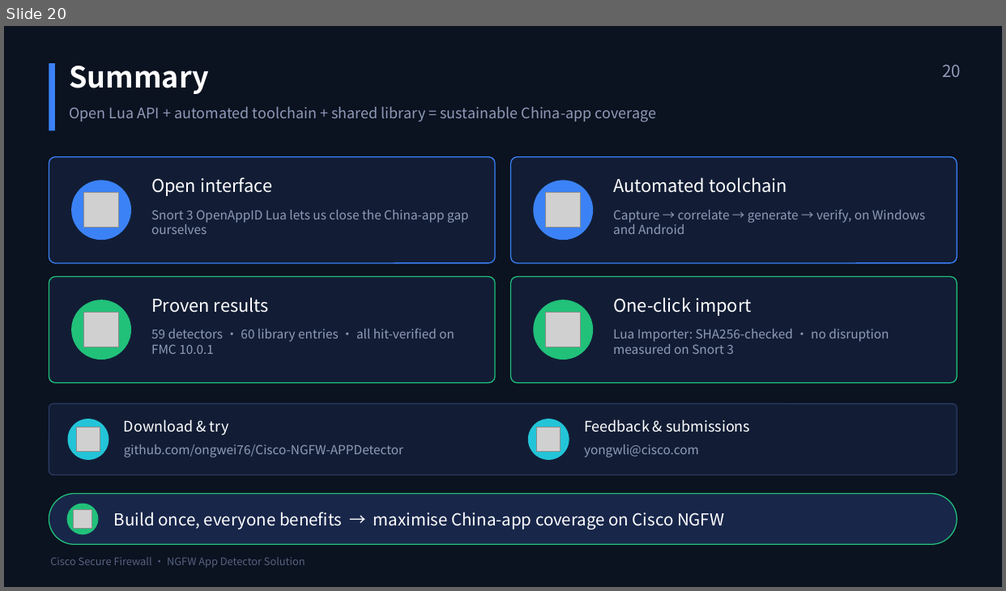
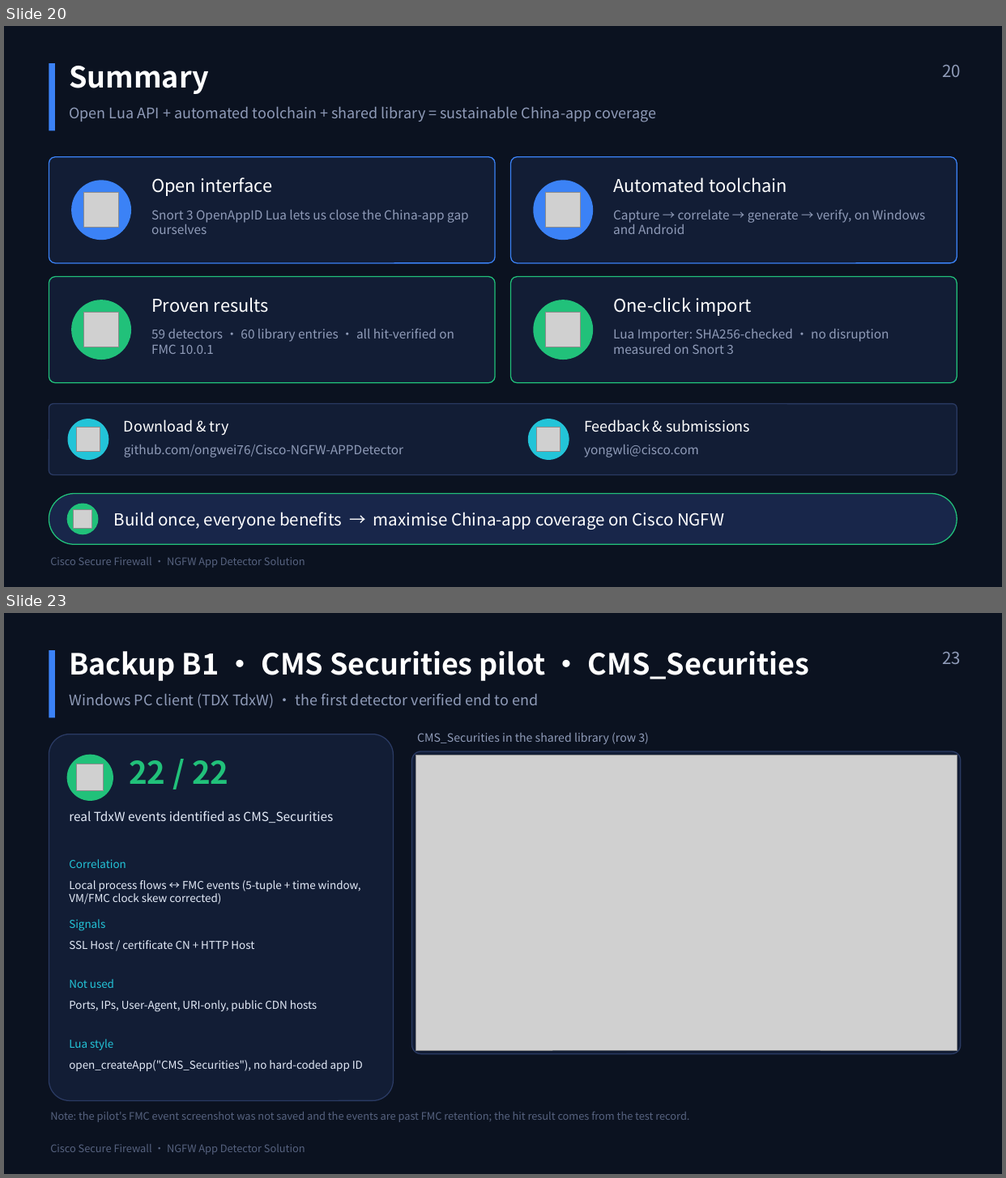
Before and after one commit to ongwei76/Cisco-NGFW-APPDetector, a slide deck: presentation/NGFW_App_Detector_Solution_Overview_EN.pptx. Shown one above the other, each under a label of ours: slide 20 before the commit, slides 20 and 23 after it; the slides between them are not shown. The pictures are 1006x591 and 1006x1178 pixels, drawn with LibreOffice and Linux fonts; fonts in the diff are those of the drawing; grey boxes stand for pictures. Boxes give left, top, right and bottom in pixels: in the first picture for what was removed or moved away, otherwise in the second. Text is boxed around its words. In the diff, an @@ line names an element or a change of style, - is before the commit and + after.

```diff
--- a/presentation/NGFW_App_Detector_Solution_Overview_EN.pptx
+++ b/presentation/NGFW_App_Detector_Solution_Overview_EN.pptx
@@ slide 23 added at box(4, 613, 1002, 1174), background #FFFFFF @@
@@ rectangle added at box(4, 613, 1002, 1174), fill #0B1220 @@
@@ rectangle added at box(49, 650, 55, 717), fill #3B82F6 @@
@@ text added at box(69, 651, 809, 681), 28 pt, text #FFFFFF, bold @@
+Backup B1 · CMS Securities pilot · CMS_Securities
@@ text added at box(942, 651, 961, 664), 16 pt, text #8F9BB8 @@
+23
@@ text added at box(69, 693, 538, 709), 14 pt, text #8F9BB8 @@
+Windows PC client (TDX TdxW) · the first detector verified end to end
@@ text added at box(417, 732, 649, 744), 11 pt, text #8F9BB8 @@
+CMS_Securities in the shared library (row 3)
@@ rounded rectangle added at box(49, 735, 394, 1101), fill #121D35, outline #2A3A63 1 pt @@
@@ ellipse added at box(67, 755, 113, 801), fill #21C17A @@
@@ rounded rectangle added at box(412, 752, 961, 1054), fill #121D35, outline #2A3A63 1 pt @@
@@ picture added at box(415, 756, 957, 1050) @@
@@ picture added at box(77, 764, 104, 791) @@
@@ text added at box(129, 760, 228, 784), 30 pt, text #21C17A, bold @@
+22 / 22
@@ text added at box(69, 811, 333, 823), 12 pt, text #E3EAF7 @@
+real TdxW events identified as CMS_Securities
@@ text added at box(69, 859, 126, 868), 10.5 pt, text #23C4D8 @@
+Correlation
@@ text added at box(69, 880, 361, 905), 10.5 pt, text #E3EAF7 @@
+Local process flows ↔ FMC events (5-tuple + time window, VM/FMC clock skew corrected)
@@ text added at box(69, 919, 105, 931), 10.5 pt, text #23C4D8 @@
+Signals
@@ text added at box(69, 940, 254, 949), 10.5 pt, text #E3EAF7 @@
+SSL Host / certificate CN + HTTP Host
@@ text added at box(69, 979, 114, 988), 10.5 pt, text #23C4D8 @@
+Not used
@@ text added at box(69, 1000, 317, 1012), 10.5 pt, text #E3EAF7 @@
+Ports, IPs, User-Agent, URI-only, public CDN hosts
@@ text added at box(69, 1039, 113, 1050), 10.5 pt, text #23C4D8 @@
+Lua style
@@ text added at box(69, 1060, 363, 1071), 10.5 pt, text #E3EAF7 @@
+open_createApp("CMS_Securities"), no hard-coded app ID
@@ text added at box(50, 1112, 689, 1122), 10 pt, text #56627F @@
+Note: the pilot's FMC event screenshot was not saved and the events are past FMC retention; the hit result comes from the test record.
@@ text added at box(50, 1144, 305, 1155), 10 pt, text #56627F @@
+Cisco Secure Firewall · NGFW App Detector Solution
```
Also in this commit, not shown: 1 slide changed, 68 other slides added, 4 other files.
